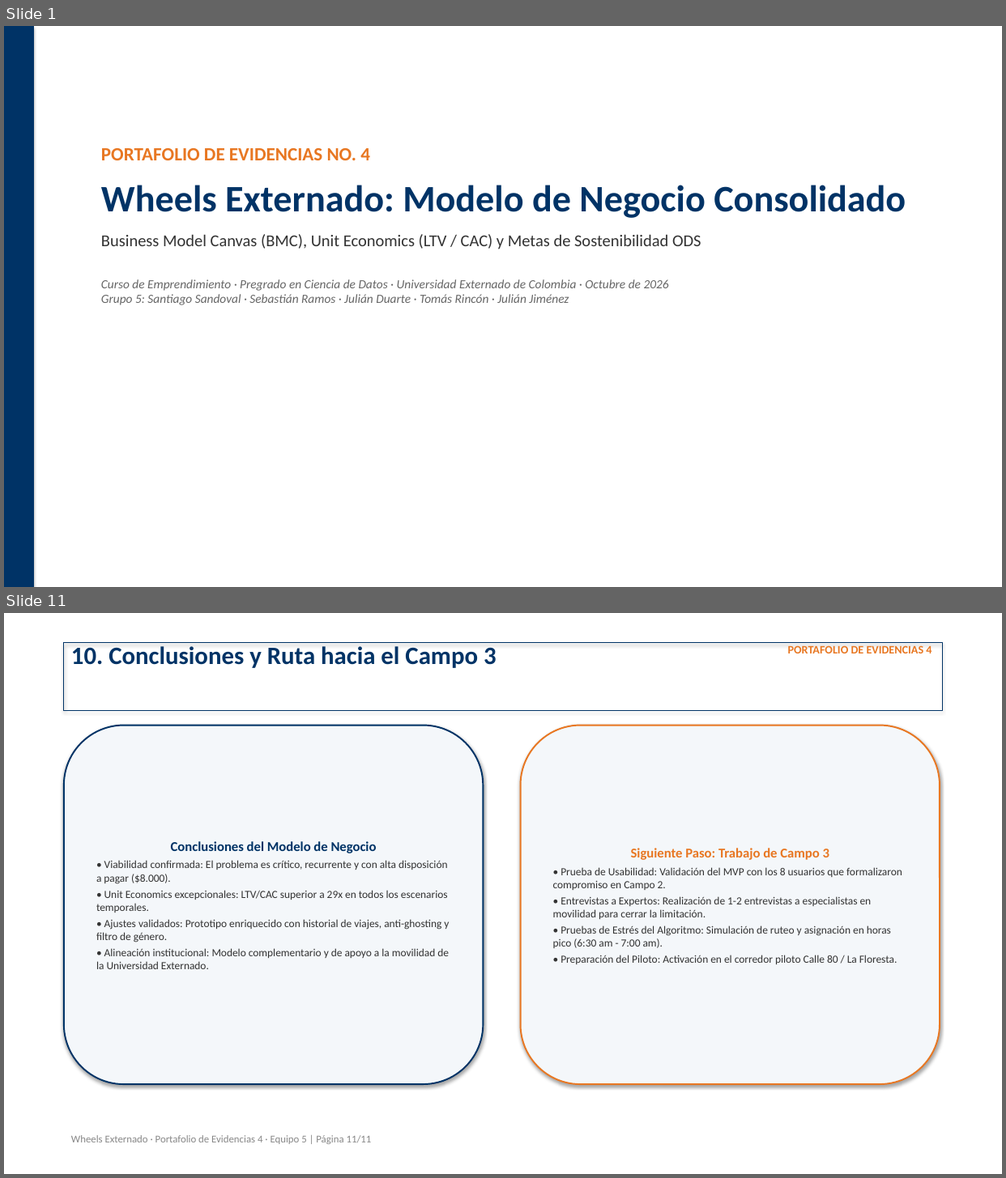
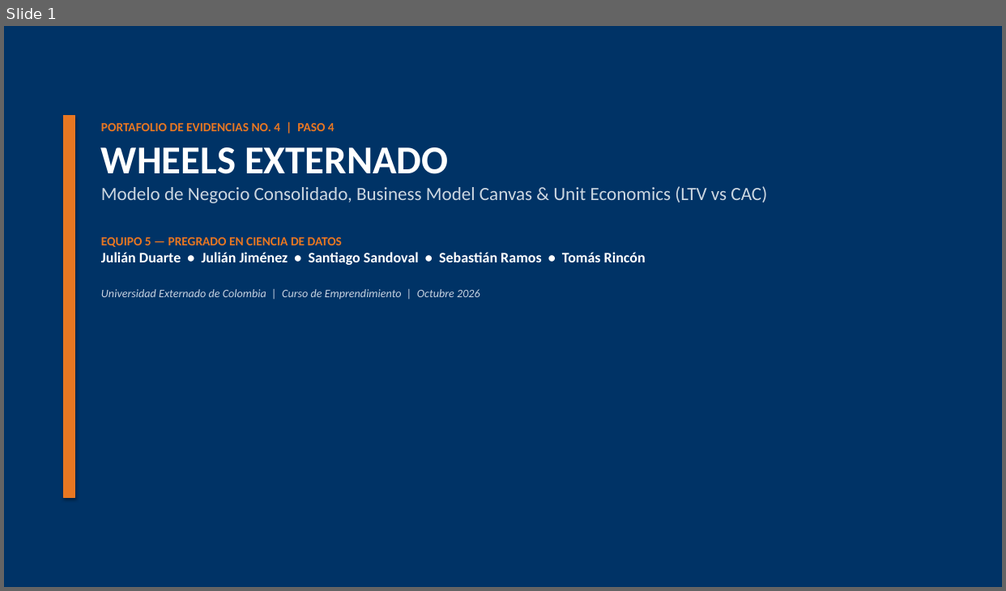
Before and after one commit to Juliand10x/Emprendimiento, a slide deck: 01_Proyecto_Wheels_Externado/Portafolio_de_Evidencias_4/Entregables/Portafolio de evidencias 4 - Equipo 5 - Presentación.pptx. Shown one above the other, each under a label of ours: slides 1 and 11 before the commit, slide 1 after it; the slides between them are not shown. The pictures are 1006x1178 and 1006x591 pixels, drawn with LibreOffice and Linux fonts; fonts in the diff are those of the drawing. Boxes give left, top, right and bottom in pixels: in the first picture for what was removed or moved away, otherwise in the second. Text is boxed around its words. In the diff, an @@ line names an element or a change of style, - is before the commit and + after.

Commit message:
feat(Portafolio 4): Rediseñar presentación ejecutiva PPTX (14 slides) y estructurar Excel LTV/CAC sustentado y justificado con datos de campo

```diff
--- a/01_Proyecto_Wheels_Externado/Portafolio_de_Evidencias_4/Entregables/Portafolio de evidencias 4 - Equipo 5 - Presentación.pptx
+++ b/01_Proyecto_Wheels_Externado/Portafolio_de_Evidencias_4/Entregables/Portafolio de evidencias 4 - Equipo 5 - Presentación.pptx
@@ slide 11 removed at (4, 613, 1002, 1174), background #FFFFFF @@
@@ rectangle removed at (64, 643, 942, 710) @@
@@ text removed at (71, 646, 496, 668) @@
-10. Conclusiones y Ruta hacia el Campo 3
@@ text removed at (788, 645, 931, 653) @@
-PORTAFOLIO DE EVIDENCIAS 4
@@ rounded rectangle removed at (64, 726, 484, 1084) @@
-Conclusiones del Modelo de Negocio
-• Viabilidad confirmada: El problema es crítico, recurrente y con alta disposición a pagar ($8.000).
-• Unit Economics excepcionales: LTV/CAC superior a 29x en todos los escenarios temporales.
-• Ajustes validados: Prototipo enriquecido con historial de viajes, anti-ghosting y filtro de género.
-• Alineación institucional: Modelo complementario y de apoyo a la movilidad de la Universidad Externado.
@@ rounded rectangle removed at (521, 726, 940, 1084) @@
-Siguiente Paso: Trabajo de Campo 3
-• Prueba de Usabilidad: Validación del MVP con los 8 usuarios que formalizaron compromiso en Campo 2.
-• Entrevistas a Expertos: Realización de 1-2 entrevistas a especialistas en movilidad para cerrar la limitación.
-• Pruebas de Estrés del Algoritmo: Simulación de ruteo y asignación en horas pico (6:30 am - 7:00 am).
-• Preparación del Piloto: Activación en el corredor piloto Calle 80 / La Floresta.
@@ text removed at (71, 1135, 372, 1144) @@
-Wheels Externado · Portafolio de Evidencias 4 · Equipo 5 | Página 11/11
@@ slide 1 changed as well @@
@@ rectangle added at (4, 26, 1002, 587), fill #003366, outline #003366 0.75 pt @@
@@ rectangle: place and size @@
-rectangle at (4, 26, 34, 587)
+rectangle at (64, 116, 75, 497)
@@ rectangle at (64, 116, 75, 497): fill #003366 to #E87722; outline none to #E87722 0.75 pt @@
@@ text at (101, 123, 767, 300): text changed; size 12 to 18 pt; text colour #666666 to #FFFFFF; bold on; italic off @@
-PORTAFOLIO DE EVIDENCIAS NO. 4
-Wheels Externado: Modelo de Negocio Consolidado
-Business Model Canvas (BMC), Unit Economics (LTV / CAC) y Metas de Sostenibilidad ODS
-Curso de Emprendimiento · Pregrado en Ciencia de Datos · Universidad Externado de Colombia · Octubre de 2026
-Grupo 5: Santiago Sandoval · Sebastián Ramos · Julián Duarte · Tomás Rincón · Julián Jiménez
+PORTAFOLIO DE EVIDENCIAS NO. 4 | PASO 4
+WHEELS EXTERNADO
+Modelo de Negocio Consolidado, Business Model Canvas & Unit Economics (LTV vs CAC)
+EQUIPO 5 — PREGRADO EN CIENCIA DE DATOS
+Julián Duarte • Julián Jiménez • Santiago Sandoval • Sebastián Ramos • Tomás Rincón
+Universidad Externado de Colombia | Curso de Emprendimiento | Octubre 2026
```
Also in this commit, not shown: 1 other slide changed, 12 slides added, 8 other slides removed, 1 other file.
